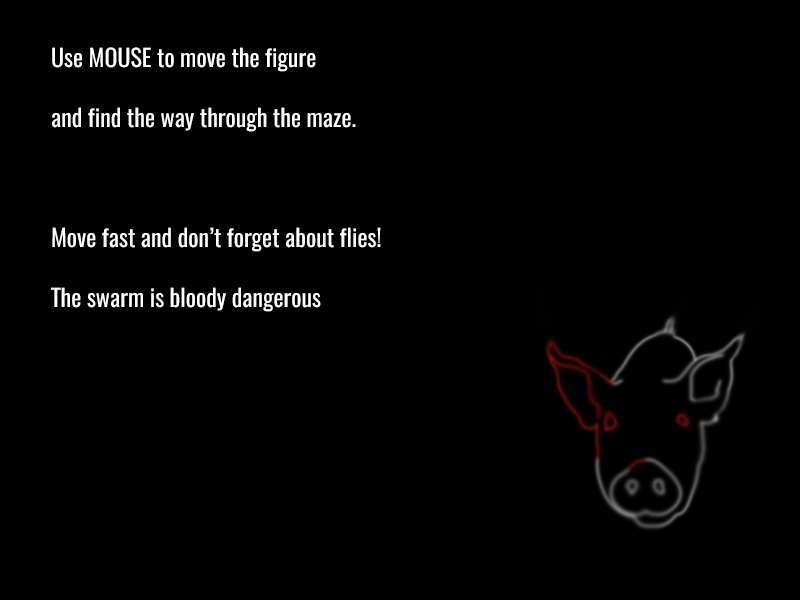
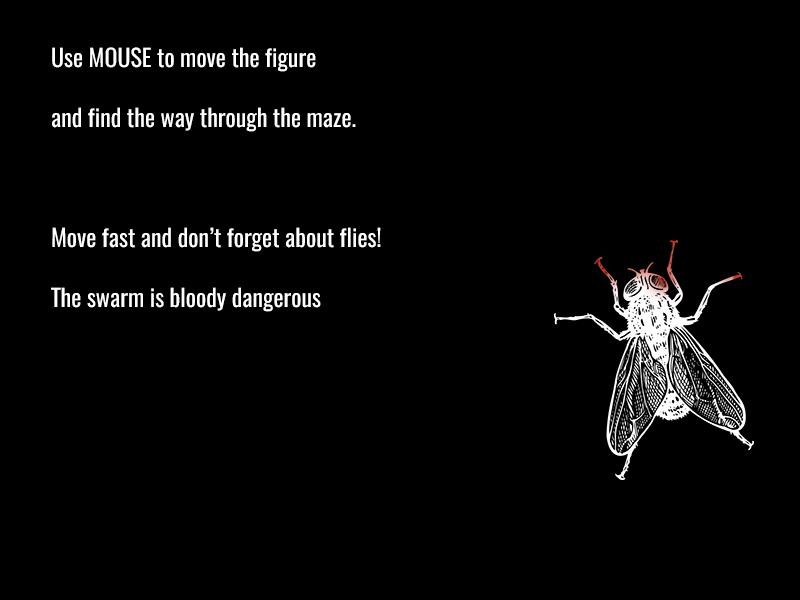
Two versions of the same layered image (800 × 600). Layer-by-layer changes:
hid "Layer 1" over left=544, top=286, right=754, bottom=531
added layer "Layer 2" above "Background" over left=554, top=240, right=754, bottom=480
